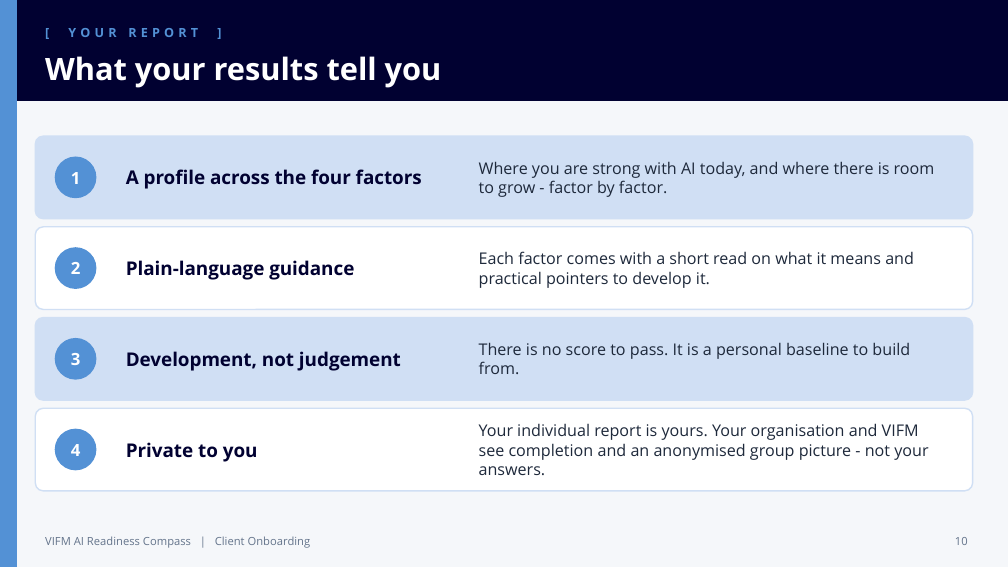
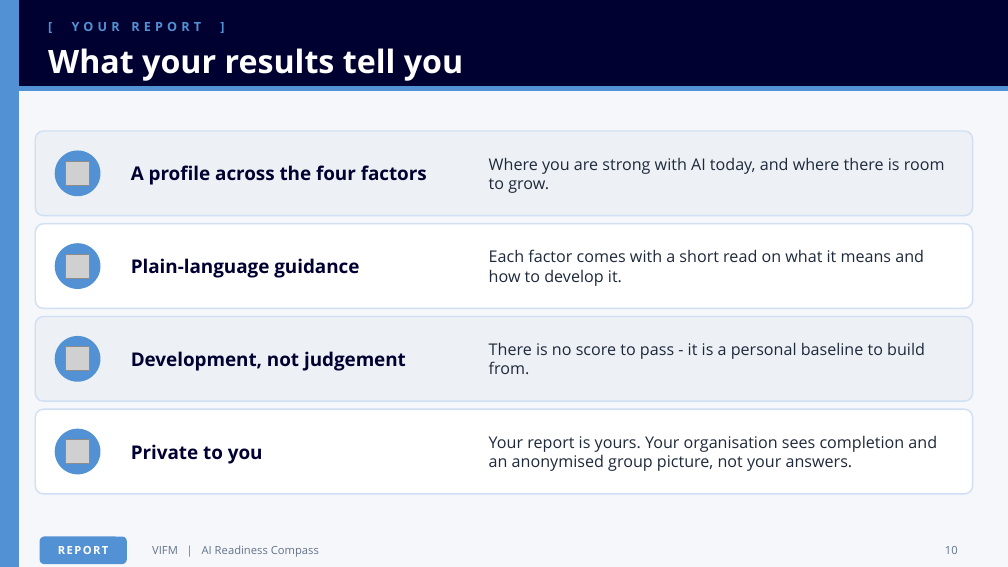
Before and after one commit to AimanSadeq/vifm-assessment-center, a slide deck: slide 10 of VIFM-ARC-Client-Onboarding.pptx. Drawn at 1008x567 pixels with LibreOffice and Linux fonts; fonts in the diff are those of the drawing; grey boxes stand for pictures. Boxes give left, top, right and bottom in pixels: in the first picture for what was removed or moved away, otherwise in the second. Text is boxed around its words. In the diff, an @@ line names an element or a change of style, - is before the commit and + after.

```diff
--- a/VIFM-ARC-Client-Onboarding.pptx
+++ b/VIFM-ARC-Client-Onboarding.pptx
@@ rectangle: place and size @@
-rectangle at (0,0,1008,101)
+rectangle at (0,0,1008,87)
@@ text "[ YOUR REPORT ]": place and size @@
-text "[ YOUR REPORT ]" at (68,28,198,37)
+text "[ YOUR REPORT ]" at (72,22,201,31)
@@ text "What your results tell you" at (48,48,463,81): size 22 to 23 pt @@
@@ rectangle added at (0,87,1008,91), fill #5391D5, outline #5391D5 1 pt @@
@@ rounded rectangle at (35,131,973,216): fill #D0DFF4 to #EDF1F5; proportions changed @@
@@ rounded rectangle: place and size @@
-rounded rectangle at (35,136,973,219)
+rounded rectangle at (35,131,973,216)
@@ text "A profile across the four ...": place and size @@
-text "A profile across the four ..." at (126,169,422,189)
+text "A profile across the four ..." at (131,165,427,185)
@@ ellipse: place and size @@
-ellipse at (55,157,96,198)
+ellipse at (55,151,100,196)
@@ picture added at (66,161,90,185) @@
@@ text removed at (71,172,81,184) @@
-1
@@ text at (489,157,945,193): text changed @@
-Where you are strong with AI today, and where there is room to grow - factor by factor.
+Where you are strong with AI today, and where there is room to grow.
@@ rounded rectangle at (35,224,973,308): proportions changed @@
@@ text "Plain-language guidance": place and size @@
-text "Plain-language guidance" at (126,260,354,280)
+text "Plain-language guidance" at (131,258,359,278)
@@ ellipse: place and size @@
-ellipse at (55,248,96,288)
+ellipse at (55,244,100,288)
@@ picture added at (66,254,90,278) @@
@@ text removed at (71,262,81,274) @@
-2
@@ text at (489,249,924,286): text changed @@
-Each factor comes with a short read on what it means and practical pointers to develop it.
+Each factor comes with a short read on what it means and how to develop it.
@@ rounded rectangle at (35,317,973,401): fill #D0DFF4 to #EDF1F5; proportions changed @@
@@ text "Development, not judgement": place and size @@
-text "Development, not judgement" at (126,351,401,371)
+text "Development, not judgement" at (131,351,406,371)
@@ ellipse: place and size @@
-ellipse at (55,339,96,379)
+ellipse at (55,337,100,381)
@@ picture added at (66,347,90,371) @@
@@ text removed at (71,353,81,365) @@
-3
@@ text at (489,342,925,374): text changed @@
-There is no score to pass. It is a personal baseline to build from.
+There is no score to pass - it is a personal baseline to build from.
@@ rounded rectangle at (35,409,973,494): proportions changed @@
@@ text "Private to you": place and size @@
-text "Private to you" at (126,442,258,462)
+text "Private to you" at (131,444,263,464)
@@ ellipse: place and size @@
-ellipse at (55,429,96,470)
+ellipse at (55,429,100,474)
@@ picture added at (66,439,90,464) @@
@@ text removed at (71,444,81,456) @@
-4
@@ text at (489,435,937,471): text changed @@
-Your individual report is yours. Your organisation and VIFM see completion and an anonymised group picture - not your answers.
+Your report is yours. Your organisation sees completion and an anonymised group picture, not your answers.
@@ rounded rectangle added at (40,537,126,563), fill #5391D5, outline #5391D5 1 pt @@
@@ text "10": place and size @@
-text "10" at (955,537,968,545)
+text "10" at (945,546,958,554)
@@ text added at (58,546,109,554), 8 pt, text #FFFFFF, bold @@
+REPORT
@@ text at (152,545,319,557): text changed @@
-VIFM AI Readiness Compass | Client Onboarding
+VIFM | AI Readiness Compass
```
Also in this commit, not shown: 13 other slides changed, 24 other files.
